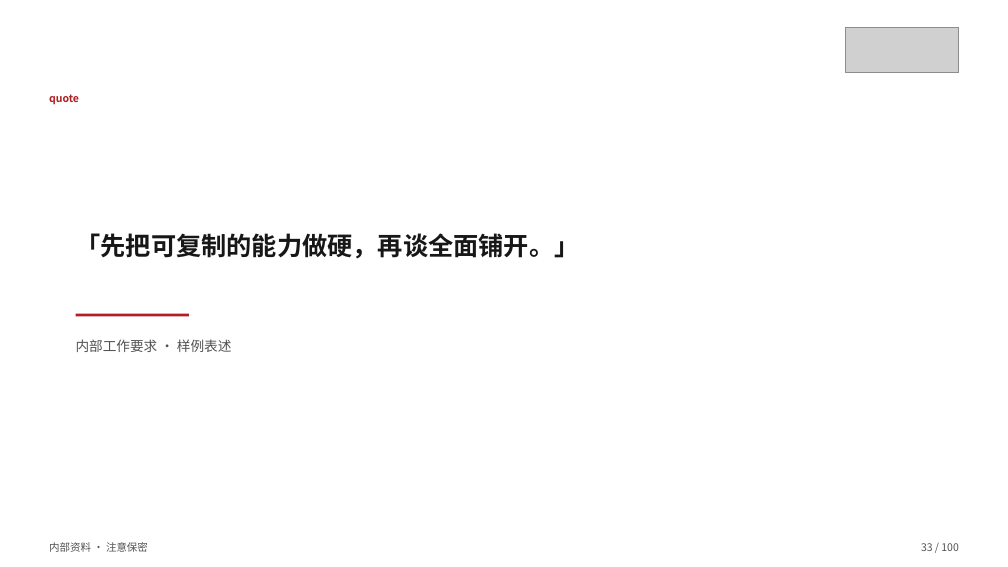
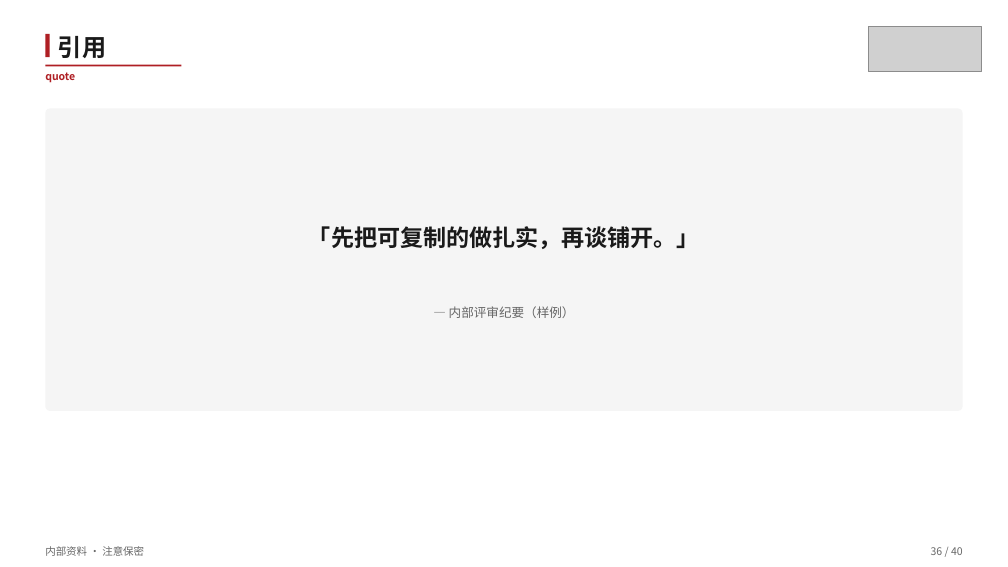
Before and after one commit to tao66175545-boop/sugon-cloud-skillui, a slide deck: slide 36 of skills/sugon-ppt-template/examples/sample-deck.pptx (slide 33 before the commit). Drawn at 1008x567 pixels with LibreOffice and Linux fonts; fonts in the diff are those of the drawing; grey boxes stand for pictures. Boxes give left, top, right and bottom in pixels: in the first picture for what was removed or moved away, otherwise in the second. Text is boxed around its words. In the diff, an @@ line names an element or a change of style, - is before the commit and + after.

Commit message:
feat(ppt): P0 redesign — theme tokens, layoutCards, ≤40 masters (0.4.5)
Implement 高级PPT设计专家 P0: freeze theme.mjs, fix contrast, parameterize
cards, restrain brand red, converge sample deck from 100 to 40 masters.

```diff
--- a/skills/sugon-ppt-template/examples/sample-deck.pptx
+++ b/skills/sugon-ppt-template/examples/sample-deck.pptx
@@ picture: place and size @@
-picture at bbox=[845, 27, 959, 73]
+picture at bbox=[868, 26, 982, 72]
@@ rectangle added at bbox=[45, 34, 50, 57], fill #AF1F24 @@
@@ text added at bbox=[58, 36, 106, 58], 23 pt, text #1A1A1A, bold @@
+引用
@@ text "quote": place and size @@
-text "quote" at bbox=[49, 94, 79, 105]
+text "quote" at bbox=[45, 72, 75, 83]
@@ rectangle: place and size @@
-rectangle at bbox=[76, 314, 189, 317]
+rectangle at bbox=[45, 65, 181, 67]
@@ rounded rectangle added at bbox=[45, 109, 963, 411], fill #F5F5F5 @@
@@ text at bbox=[308, 226, 700, 249]: text changed; size 24 to 22 pt; text colour #171717 to #1A1A1A @@
-「先把可复制的能力做硬，再谈全面铺开。」
+「先把可复制的做扎实，再谈铺开。」
@@ text at bbox=[449, 306, 575, 318]: text changed; size 13 to 12 pt; text colour #525252 to #666666 @@
-内部工作要求 · 样例表述
+— 内部评审纪要（样例）
@@ text "内部资料 · 注意保密" at bbox=[45, 546, 144, 556]: text colour #525252 to #666666 @@
@@ text removed at bbox=[921, 543, 958, 551] @@
-33 / 100
@@ text added at bbox=[931, 547, 963, 555], 10 pt, text #666666 @@
+36 / 40
```
Also in this commit, not shown: 8 other slides changed, 31 slides added, 91 slides removed, 20 other files.
